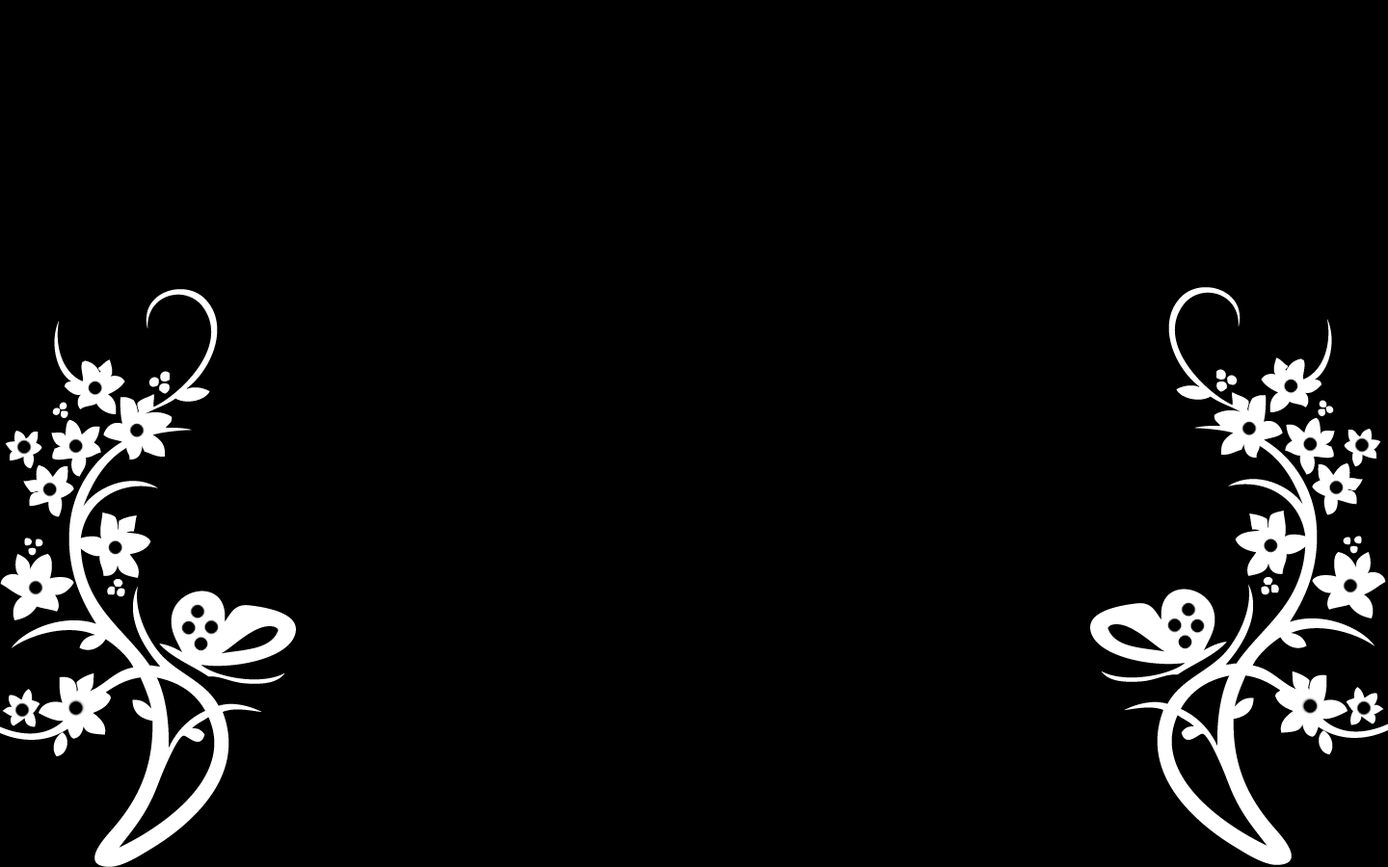
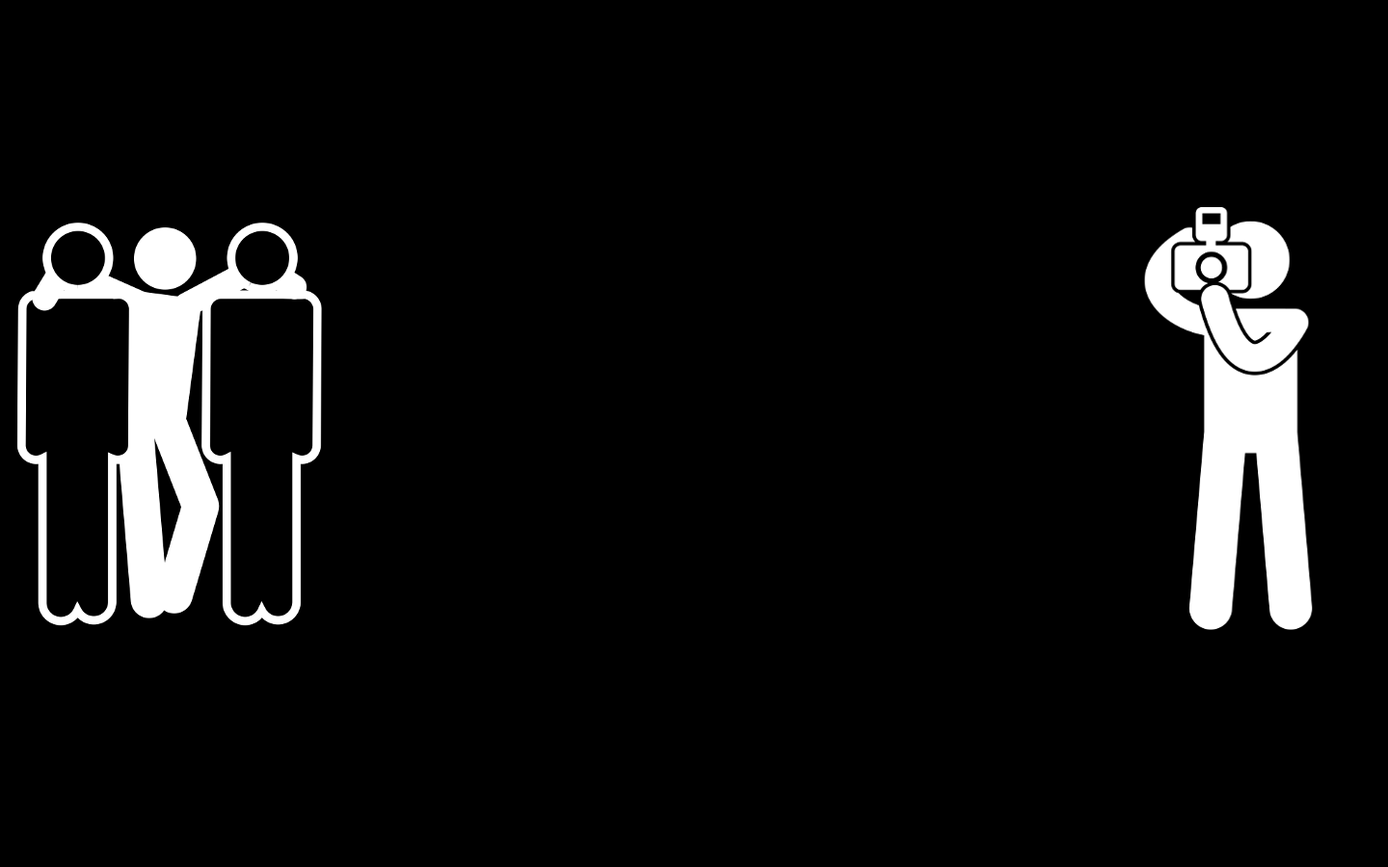
Layer changes from the first 1388×867 image to the second:
renamed "Copie de Calque Copié" to "photograph", moved it above "pose", painted on it over [1089, 207, 1388, 866]
renamed "Copie de Copie de Calque Copié" to "pose", painted on it over [0, 222, 322, 867]
